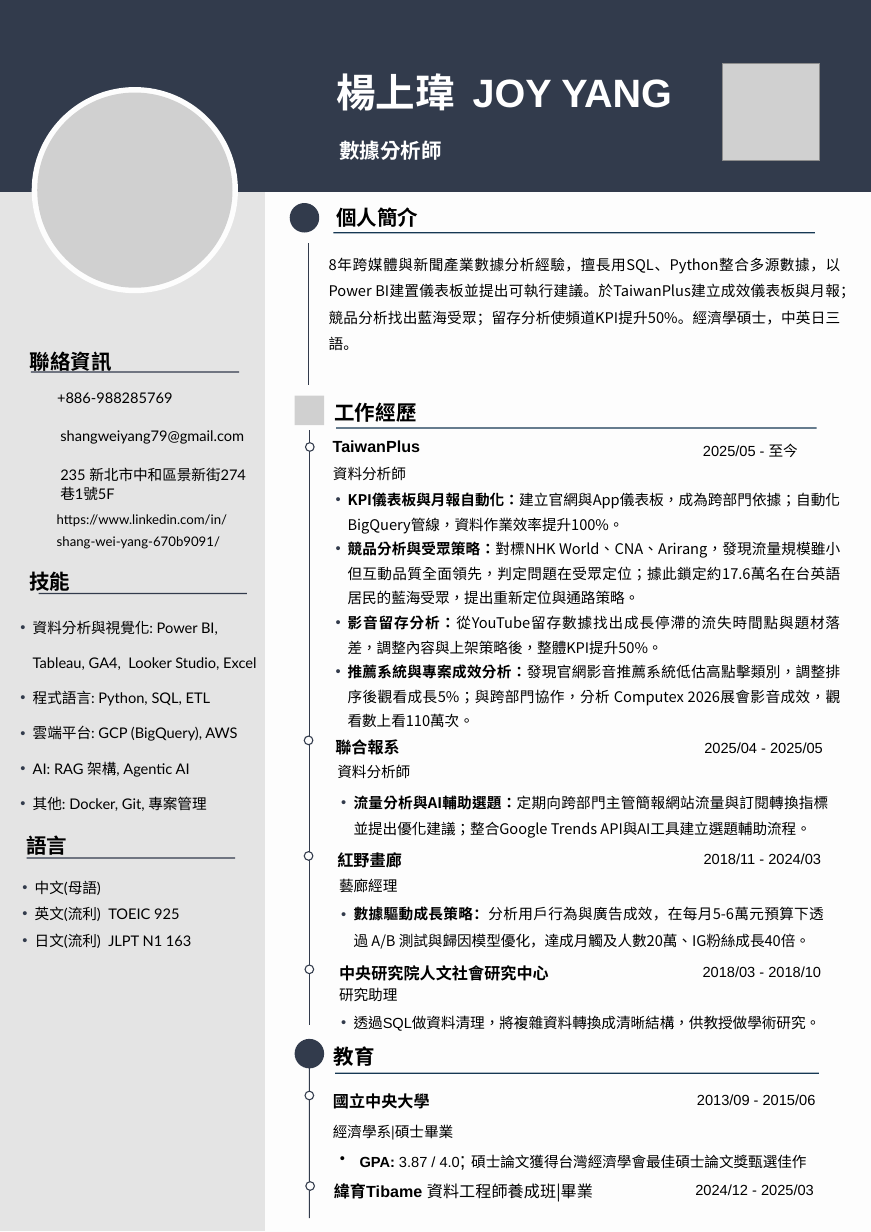
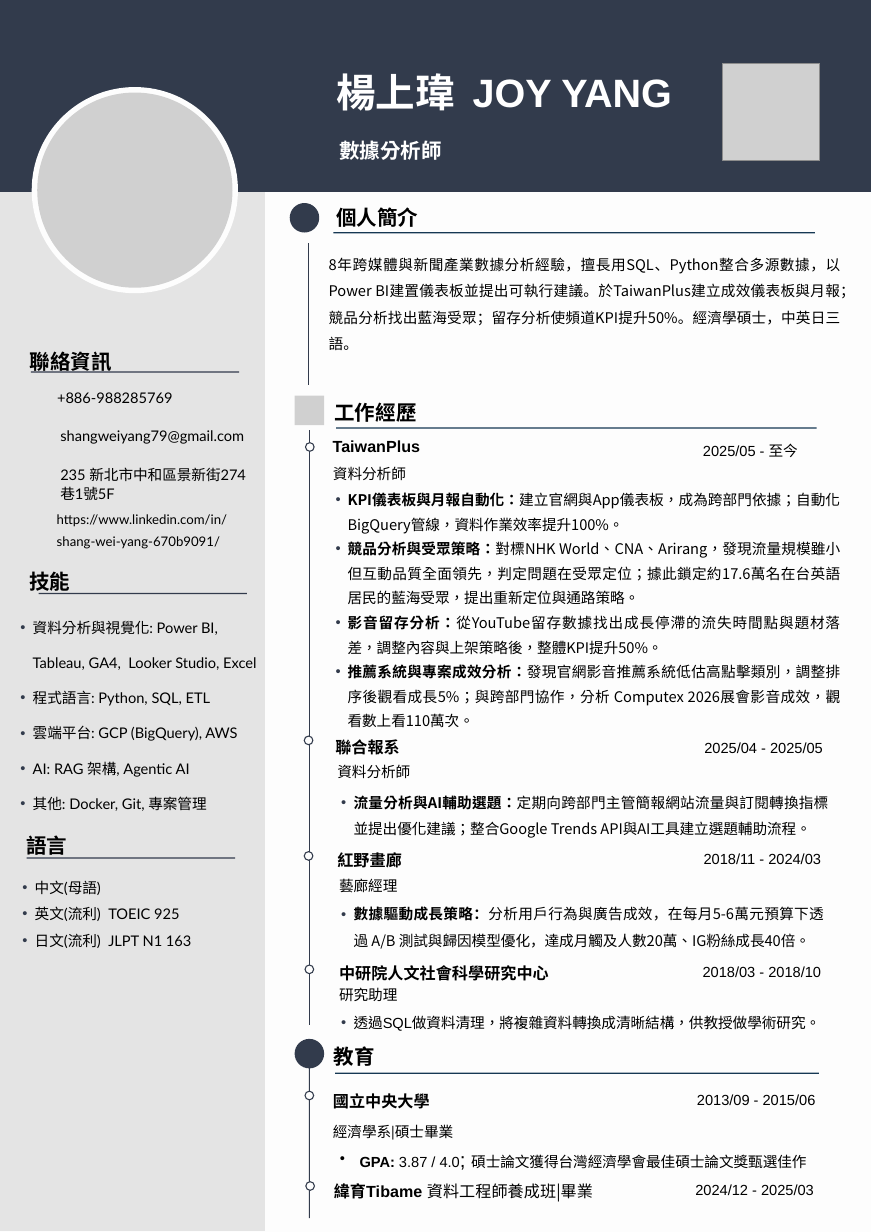
Before and after one commit to shangweiyang79/job-hunt, a slide deck: slide 1 of applications/2026-10-13_昕力資訊_數據分析師/中文履歷_楊上瑋_昕力資訊.pptx. Drawn at 871x1232 pixels with LibreOffice and Linux fonts; fonts in the diff are those of the drawing; grey boxes stand for pictures; background and template pictures are left out. Boxes give left, top, right and bottom in pixels: in the first picture for what was removed or moved away, otherwise in the second. Text is boxed around its words. In the diff, an @@ line names an element or a change of style, - is before the commit and + after.

```diff
--- a/applications/2026-10-13_昕力資訊_數據分析師/中文履歷_楊上瑋_昕力資訊.pptx
+++ b/applications/2026-10-13_昕力資訊_數據分析師/中文履歷_楊上瑋_昕力資訊.pptx
@@ text at (339, 965, 549, 981): text changed @@
-中央研究院人文社會研究中心
+中研院人文社會科學研究中心
```
Also in this commit, not shown: 20 other files.
